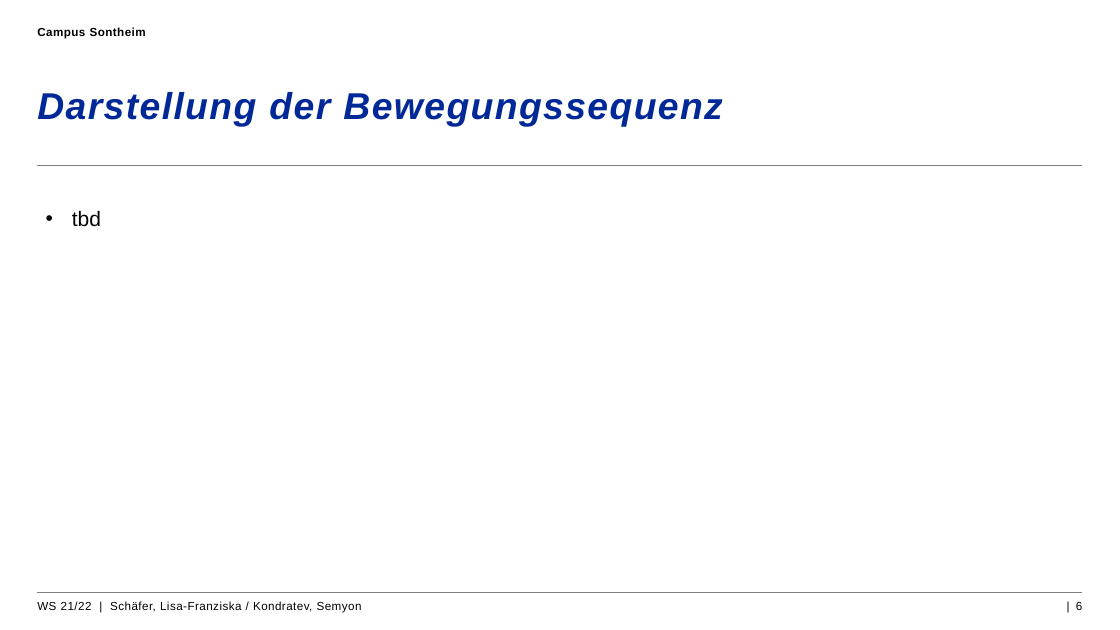
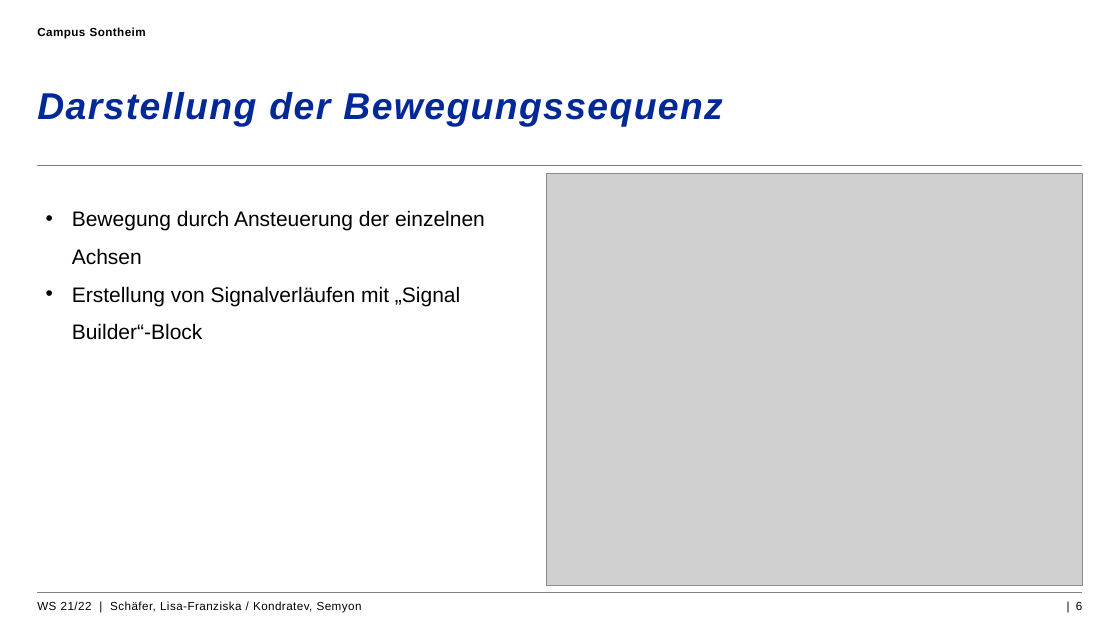
Before and after one commit to exdestruction/AKRobotik, a slide deck: slide 6 of Praesentation/AKR_Gruppe4_Zwischenstand.pptx. Drawn at 1120x630 pixels with LibreOffice and Linux fonts; fonts in the diff are those of the drawing; grey boxes stand for pictures; background and template pictures are left out. Boxes give left, top, right and bottom in pixels: in the first picture for what was removed or moved away, otherwise in the second. Text is boxed around its words. In the diff, an @@ line names an element or a change of style, - is before the commit and + after.

```diff
--- a/Praesentation/AKR_Gruppe4_Zwischenstand.pptx
+++ b/Praesentation/AKR_Gruppe4_Zwischenstand.pptx
@@ picture added at bbox=[546, 173, 1082, 586] @@
@@ text removed at bbox=[72, 210, 101, 227] @@
-• tbd
@@ text added at bbox=[72, 210, 485, 340], 18 pt, text #000000 @@
+• Bewegung durch Ansteuerung der einzelnen Achsen
+• Erstellung von Signalverläufen mit „Signal Builder“-Block
```
Also in this commit, not shown: 2 other slides changed.
